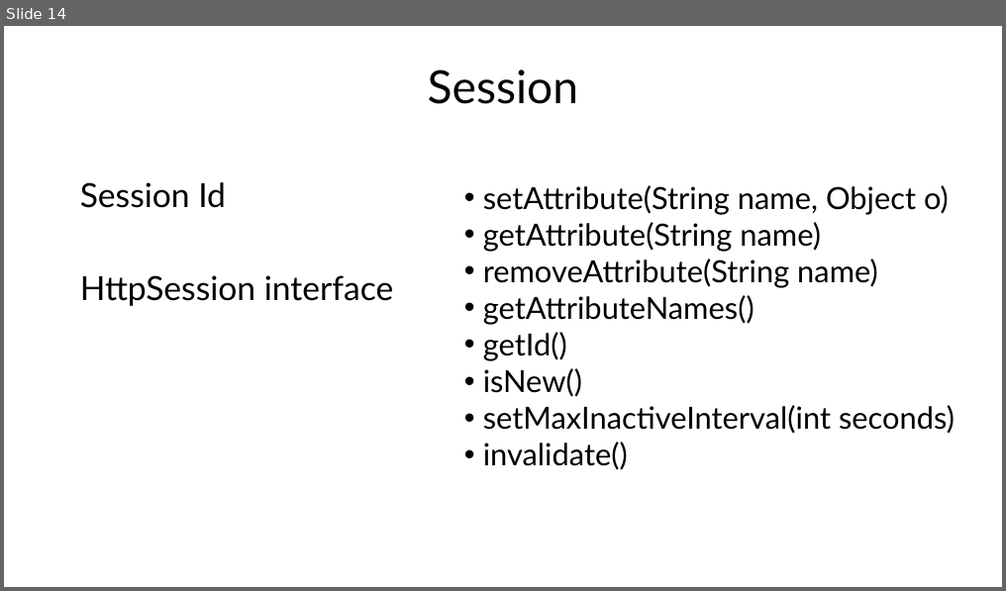
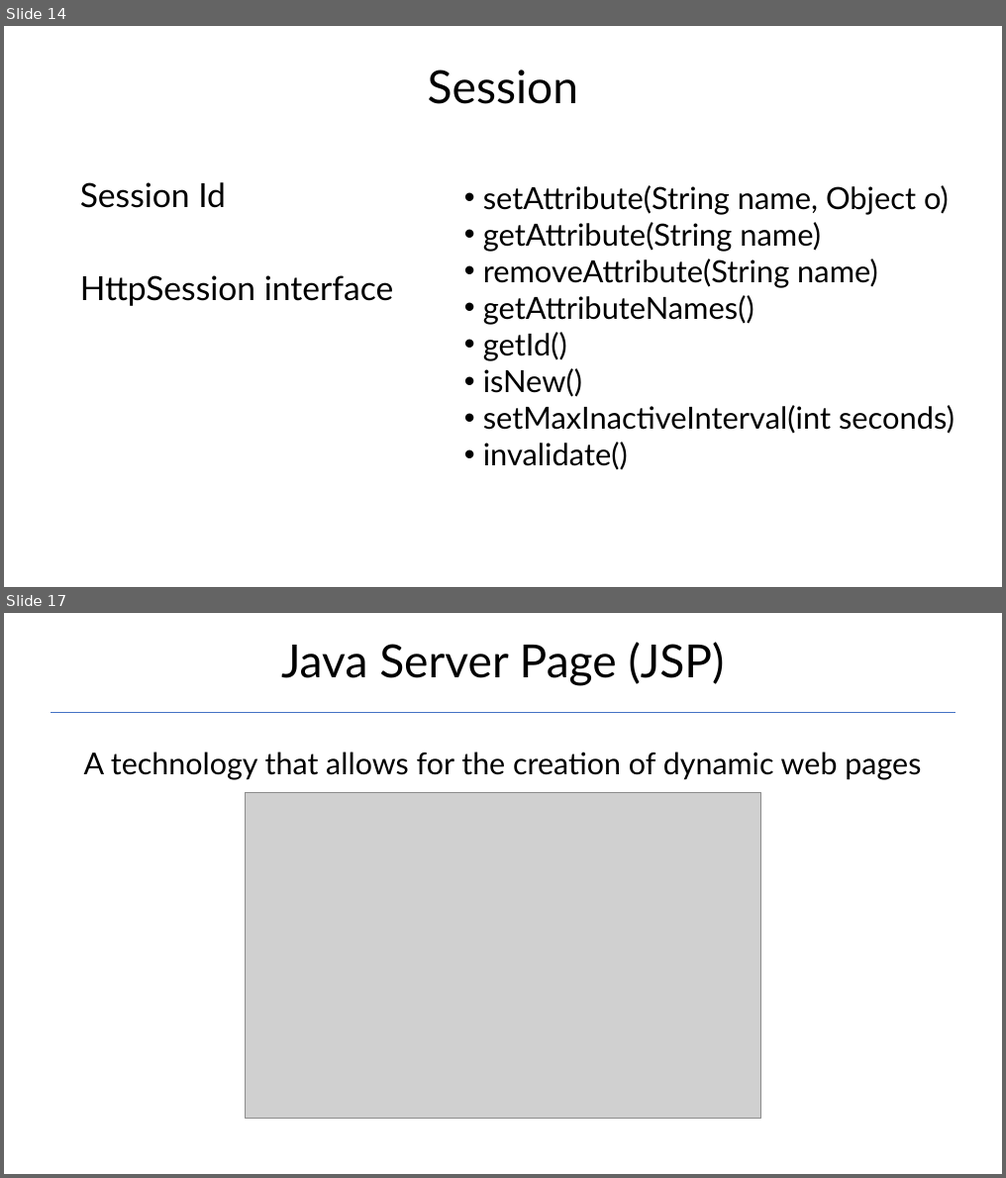
Before and after one commit to Garnik94/Levelup_presentations, a slide deck: Servlet/Servlet_Presentation.pptx. Shown one above the other, each under a label of ours: slide 14 before the commit, slides 14 and 17 after it; the slides between them are not shown. The pictures are 1006x591 and 1006x1178 pixels, drawn with LibreOffice and Linux fonts; fonts in the diff are those of the drawing; grey boxes stand for pictures. Boxes give left, top, right and bottom in pixels: in the first picture for what was removed or moved away, otherwise in the second. Text is boxed around its words. In the diff, an @@ line names an element or a change of style, - is before the commit and + after.

```diff
--- a/Servlet/Servlet_Presentation.pptx
+++ b/Servlet/Servlet_Presentation.pptx
@@ slide 17 added at (4, 613, 1002, 1174), background #FFFFFF @@
@@ title added at (281, 642, 725, 686), 44 pt, text #000000 @@
+Java Server Page (JSP)
@@ line added from (51, 713) to (955, 713), #4472C4 1.5 pt @@
@@ text added at (84, 752, 921, 780), 29 pt, text #000000 @@
+A technology that allows for the creation of dynamic web pages
@@ picture added at (245, 792, 761, 1118) @@
```
Also in this commit, not shown: 3 slides changed, 5 other slides added, 9 other files.
